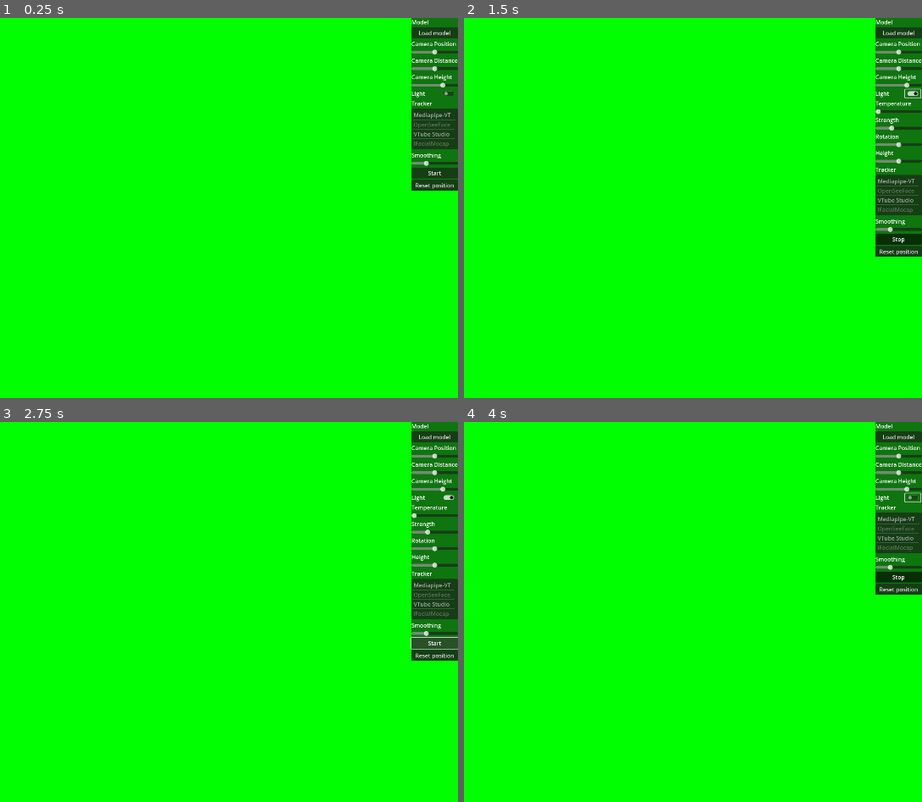
Above: before the commit, frames 1-4 (two rows, left to right).
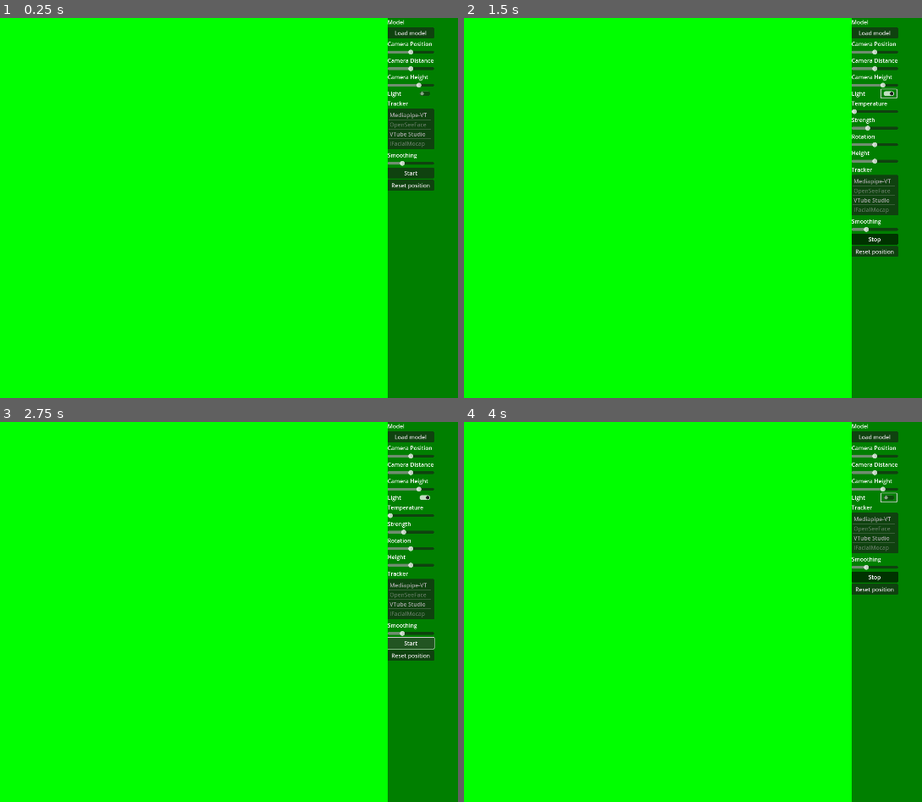
Above: after the commit, the same moments.

Repository: nuekaze/MiniFace
Game: Godot game, scene res://space.tscn
The game is run twice, just before and just after one commit, with the same random seed, the same clock (stepped at 60 frames per second) and the same inputs.
Inputs (mouse positions are in pixels of both pictures, inside the frame that each line leads up to; where the layout moved, square brackets give the same spot in the first picture):
- Up to frame 1 (0.25 s): no input
- Up to frame 2 (1.5 s): click "Start" at 0.5 s; click (889, 94) [912, 94] at 1.25 s
- Up to frame 3 (2.75 s): click "Stop" at 2 s
- Up to frame 4 (4 s): click "Start" at 2.75 s; click (889, 498) [912, 498] at 3.5 s

The runs differ from the first frame. In frame 1, 13% of the frame differs, in the area x 84-100%, y 0-100%; in frame 2, 11%; in frame 3, 11%; in frame 4, 13%.

Commit message:
Add scroll for sidebar.

Diff:
--- a/UI.gd
+++ b/UI.gd
@@ -1,4 +1,4 @@
-extends PanelContainer
+extends ScrollContainer
 
 
 
--- a/space.gd
+++ b/space.gd
@@ -257,7 +257,12 @@
 						tracking_data["Blendshapes"][b] * (1.0 - $UI/VBoxContainer/Tracker/HSlider.value)
 					)
 
+func _on_viewport_resize():
+	$UI.size.y = get_viewport().size.y
+
 func _ready():
+	$UI.size.y = get_viewport().size.y
+	get_viewport().connect("size_changed", _on_viewport_resize)
 	# Check if there is saved config and load.
 	var f = FileAccess.open("user://config.json", FileAccess.READ)
 	if f:
--- a/space.tscn
+++ b/space.tscn
@@ -1,7 +1,10 @@
-[gd_scene load_steps=4 format=3 uid="uid://c2ms0vu61eflh"]
+[gd_scene load_steps=5 format=3 uid="uid://c2ms0vu61eflh"]
 
 [ext_resource type="Script" path="res://space.gd" id="1_o4tpj"]
 [ext_resource type="Script" path="res://UI.gd" id="1_v7e47"]
+
+[sub_resource type="StyleBoxFlat" id="StyleBoxFlat_rjrao"]
+bg_color = Color(0, 0, 0, 0.501961)
 
 [sub_resource type="Environment" id="Environment_ey3ga"]
 background_mode = 1
@@ -13,13 +16,14 @@
 [node name="Scene" type="Node3D"]
 script = ExtResource("1_o4tpj")
 
-[node name="UI" type="PanelContainer" parent="."]
+[node name="UI" type="ScrollContainer" parent="."]
 anchors_preset = 1
 anchor_left = 1.0
 anchor_right = 1.0
-offset_left = -132.0
-offset_bottom = 339.0
+offset_left = -200.0
+offset_bottom = 1080.0
 grow_horizontal = 0
+theme_override_styles/panel = SubResource("StyleBoxFlat_rjrao")
 script = ExtResource("1_v7e47")
 
 [node name="VBoxContainer" type="VBoxContainer" parent="UI"]
